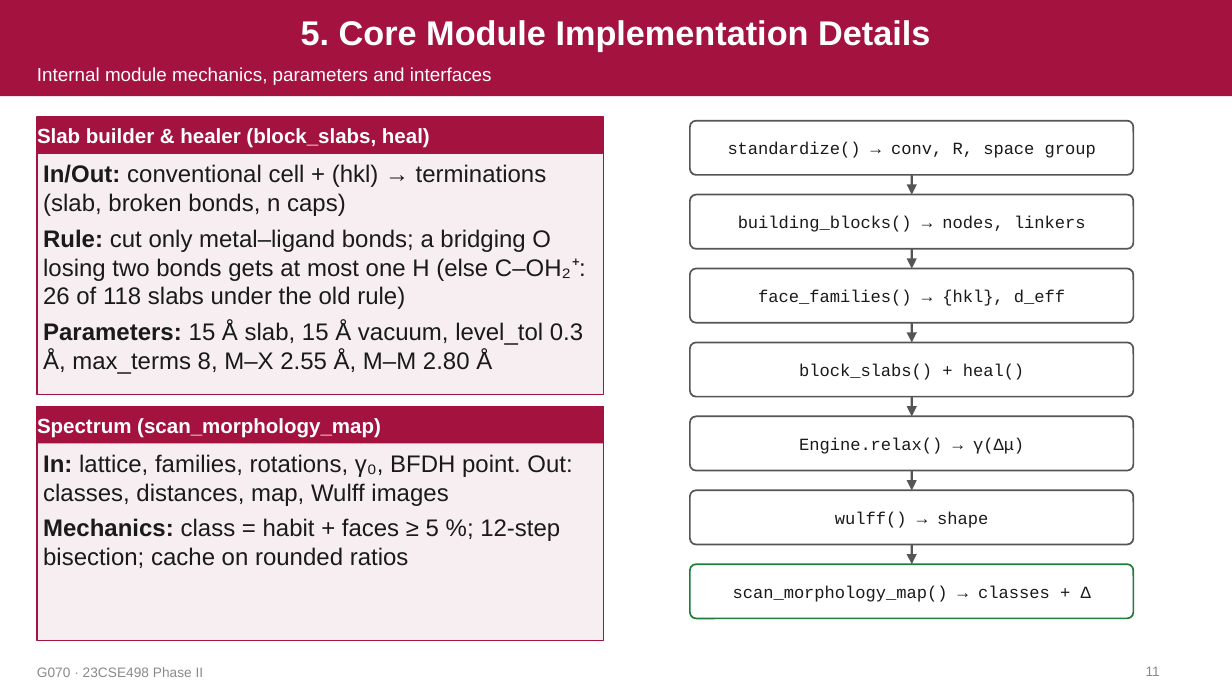
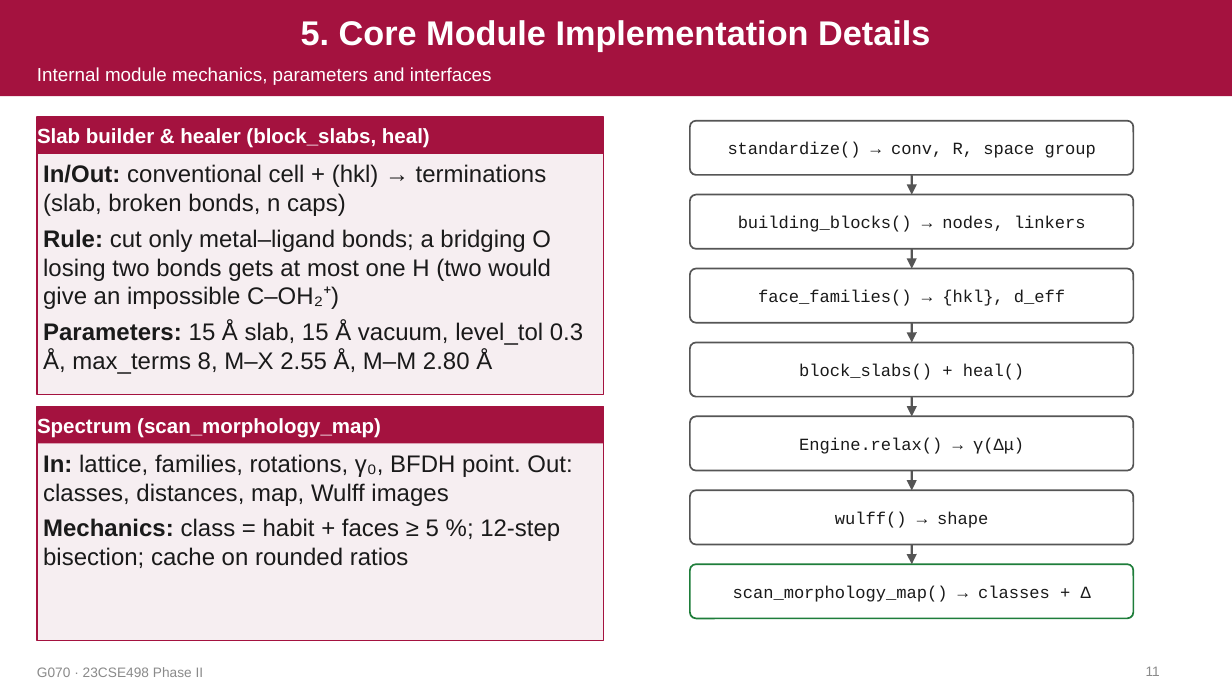
Before and after one commit to Radha-Krishna-19/fyp, a slide deck: slide 11 of docs/presentation/review_2026-11-16/G070_Phase2_Review.pptx. Drawn at 1232x693 pixels with LibreOffice and Linux fonts; fonts in the diff are those of the drawing. Boxes give left, top, right and bottom in pixels: in the first picture for what was removed or moved away, otherwise in the second. Text is boxed around its words. In the diff, an @@ line names an element or a change of style, - is before the commit and + after.

```diff
--- a/docs/presentation/review_2026-11-16/G070_Phase2_Review.pptx
+++ b/docs/presentation/review_2026-11-16/G070_Phase2_Review.pptx
@@ text at box(43, 229, 551, 309): text changed @@
-• Rule: cut only metal–ligand bonds; a bridging O losing two bonds gets at most one H (else C–OH₂⁺: 26 of 118 slabs under the old rule)
+• Rule: cut only metal–ligand bonds; a bridging O losing two bonds gets at most one H (two would give an impossible C–OH₂⁺)
```
Also in this commit, not shown: 7 other slides changed, 1 slide added, 1 slide removed, 5 other files.
